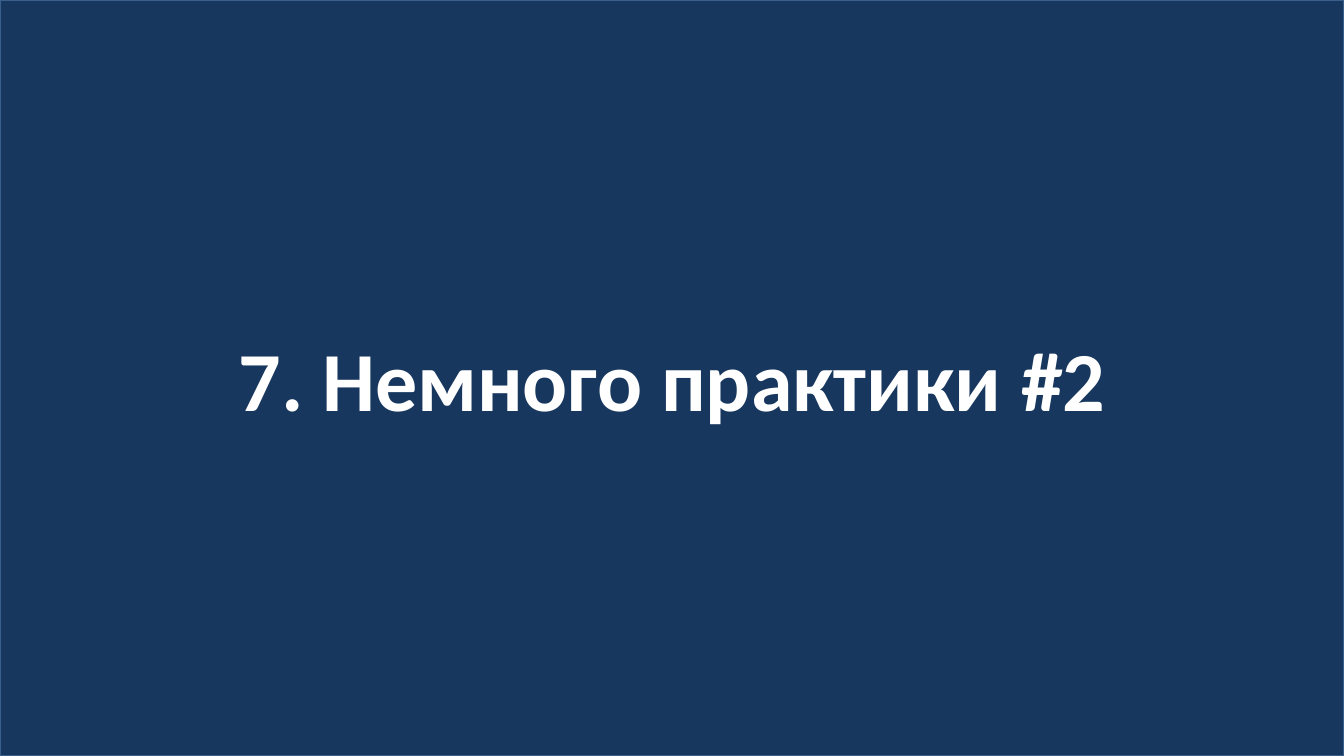
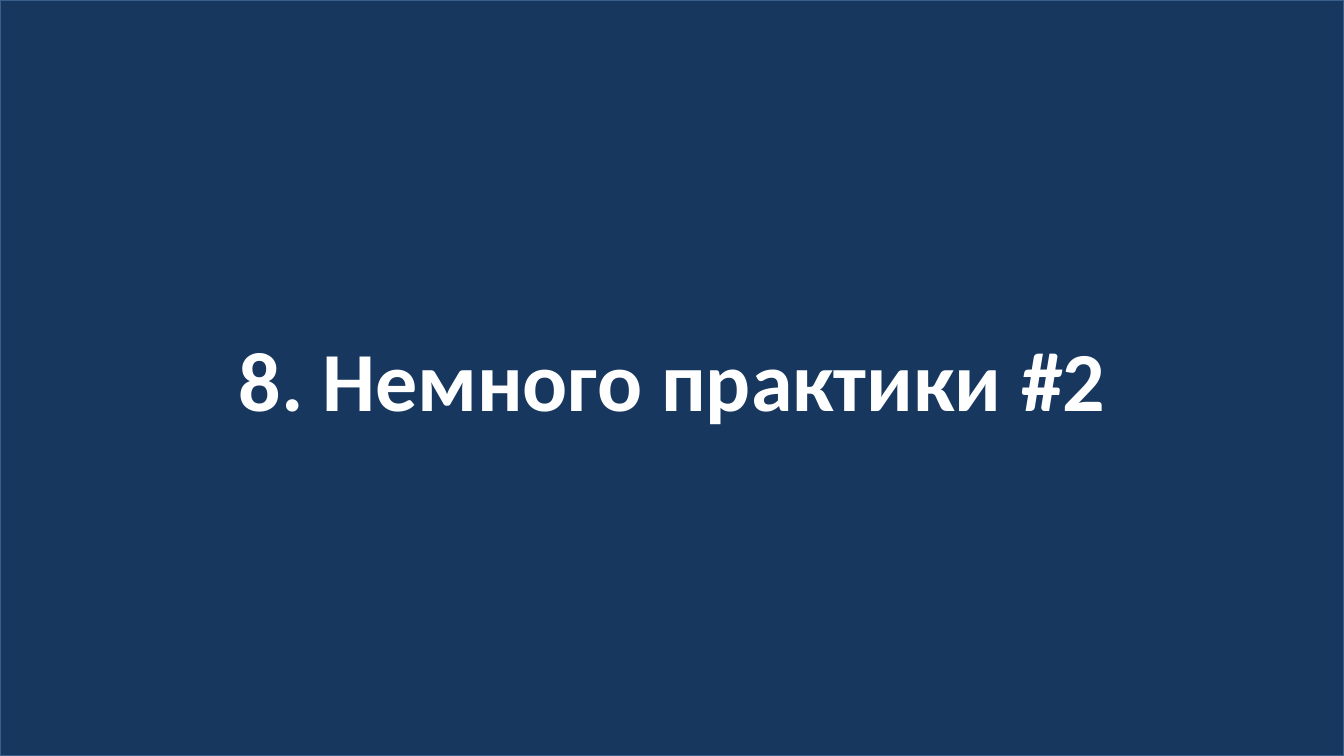
Before and after one commit to web51-ortdnipro/lesson19, a slide deck: slide 21 of lesson19.pptx (slide 19 before the commit). Drawn at 1344x756 pixels with LibreOffice and Linux fonts; fonts in the diff are those of the drawing. Boxes give left, top, right and bottom in pixels: in the first picture for what was removed or moved away, otherwise in the second. Text is boxed around its words. In the diff, an @@ line names an element or a change of style, - is before the commit and + after.

```diff
--- a/lesson19.pptx
+++ b/lesson19.pptx
@@ text in rectangle at bbox=[239, 353, 1105, 425]: text changed @@
-7. Немного практики #2
+8. Немного практики #2
```
Also in this commit, not shown: 1 other slide changed, 2 slides added, 1 other file.
